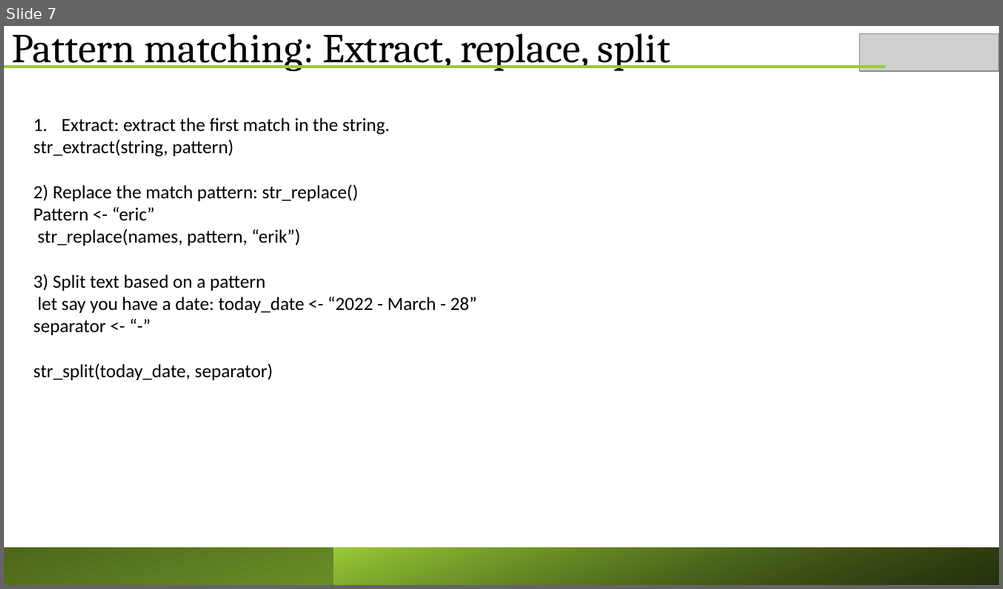
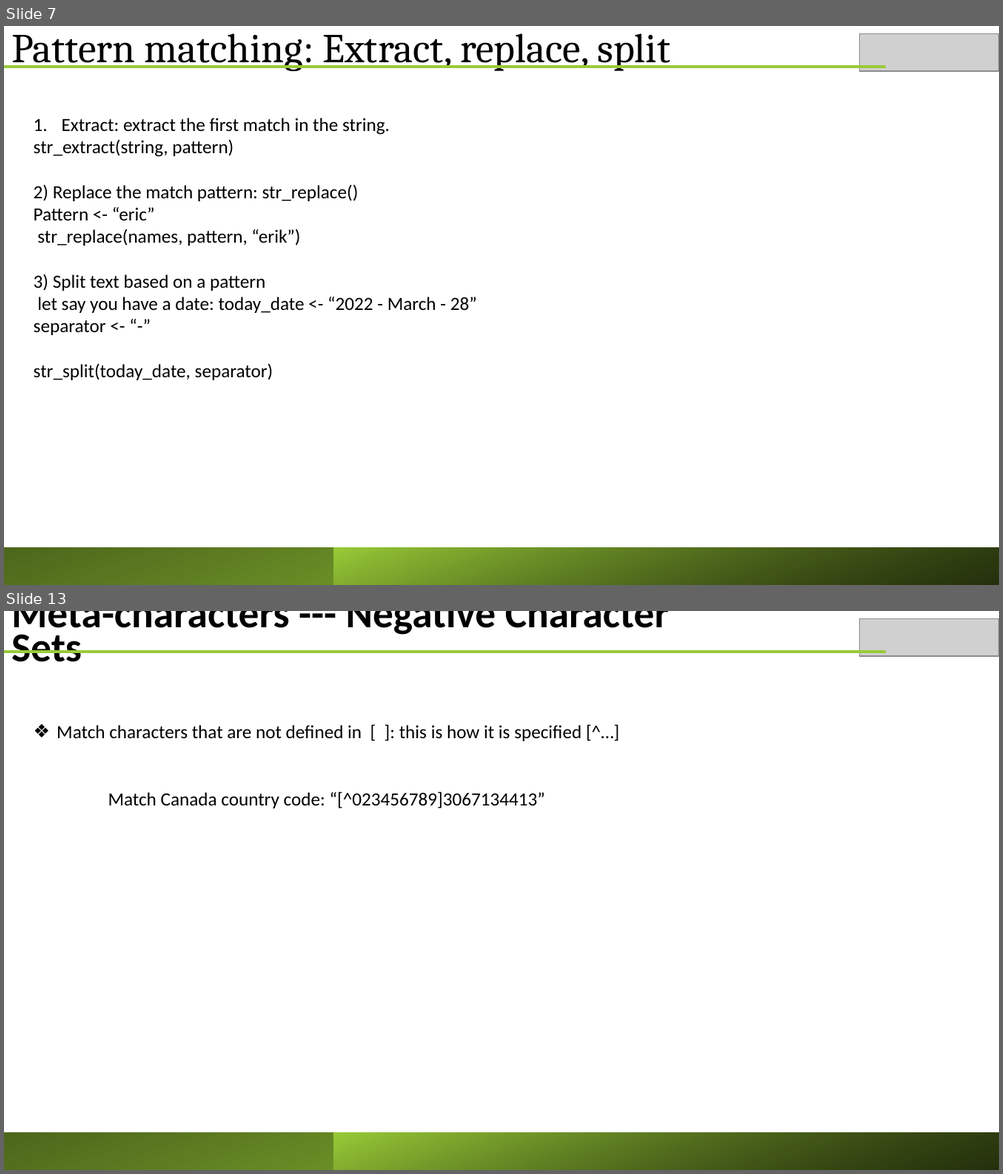
Before and after one commit to ericasare1/Data_Smart_Science, a slide deck: R/AdvancedR/wk6/Working_with_texts.pptx. Shown one above the other, each under a label of ours: slide 7 before the commit, slides 7 and 13 after it; the slides between them are not shown. The pictures are 1003x589 and 1003x1174 pixels, drawn with LibreOffice and Linux fonts; fonts in the diff are those of the drawing; grey boxes stand for pictures. Boxes give left, top, right and bottom in pixels: in the first picture for what was removed or moved away, otherwise in the second. Text is boxed around its words. In the diff, an @@ line names an element or a change of style, - is before the commit and + after.

```diff
--- a/R/AdvancedR/wk6/Working_with_texts.pptx
+++ b/R/AdvancedR/wk6/Working_with_texts.pptx
@@ slide 13 added at <box>4,611,999,1170</box>, background #FFFFFF @@
@@ text added at <box>11,611,669,662</box>, 39.6 pt, text #000000, bold @@
+Meta-characters --- Negative Character Sets
@@ picture added at <box>859,619,999,657</box> @@
@@ line added from (4, 651) to (885, 651), #99CB38 3 pt @@
@@ text added at <box>57,725,581,809</box>, 18 pt, text #000000 @@
+❖ Match characters that are not defined in [ ]: this is how it is specified [^…]
+Match Canada country code: “[^023456789]3067134413”
@@ rectangle added at <box>4,1133,999,1170</box>, fill gradient #99CB38 to #4D671B @@
@@ rectangle added at <box>334,1133,999,1170</box>, fill gradient #000000 to #99CB38 @@
```
Also in this commit, not shown: 10 other slides added, 1 other file.
